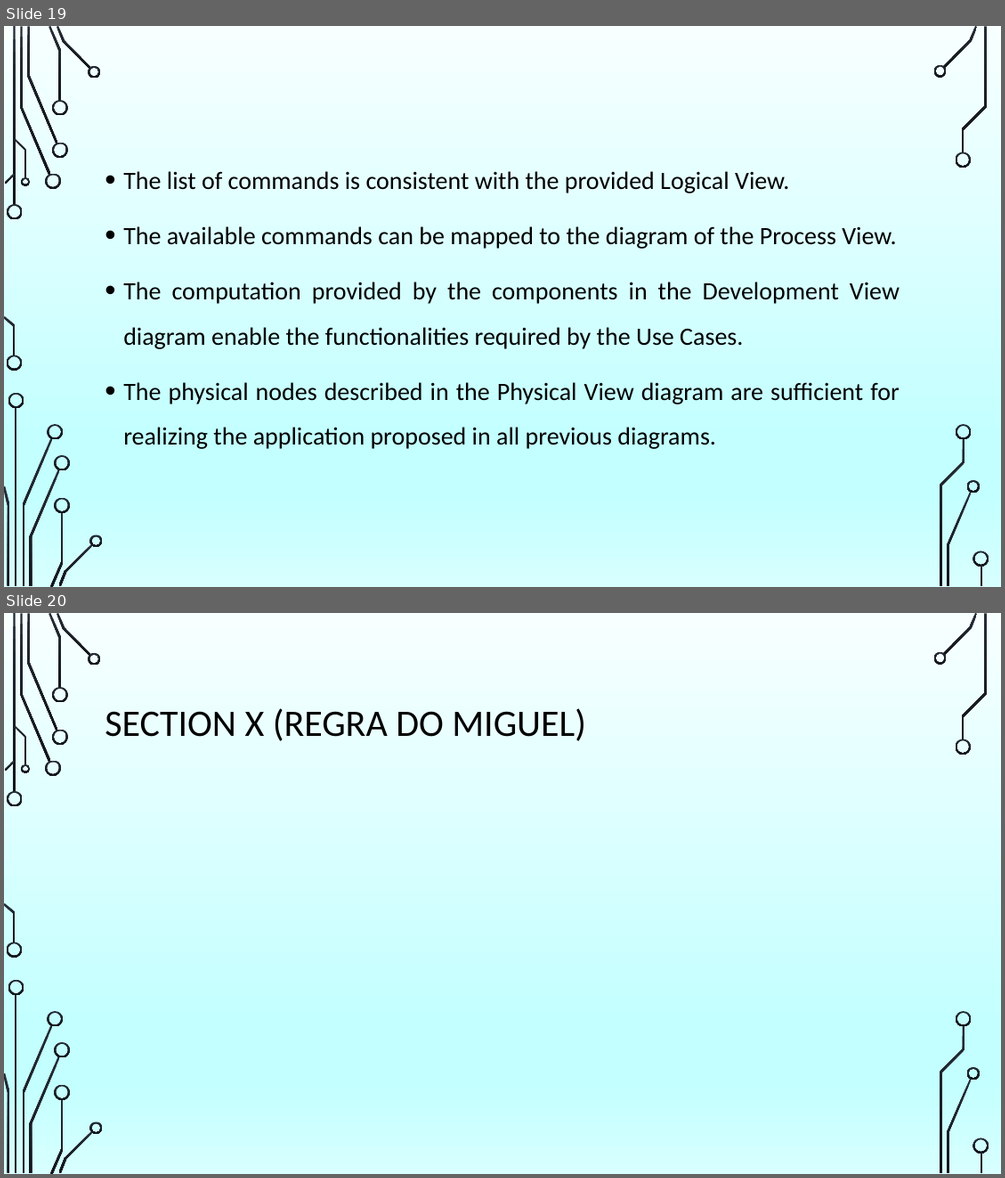
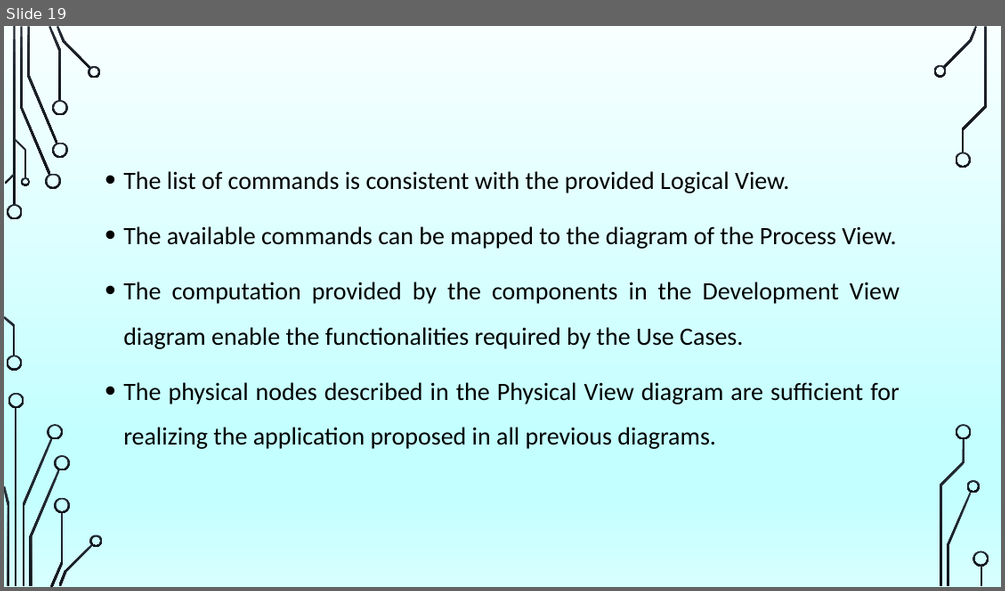
Before and after one commit to dianamoreira/thefuck, a slide deck: ArchSW-docs/The Fuck.pptx. Shown one above the other, each under a label of ours: slides 19 and 20 before the commit, slide 19 after it. The pictures are 1005x1178 and 1005x591 pixels, drawn with LibreOffice and Linux fonts; fonts in the diff are those of the drawing; background and template pictures are left out. Boxes give left, top, right and bottom in pixels: in the first picture for what was removed or moved away, otherwise in the second. Text is boxed around its words. In the diff, an @@ line names an element or a change of style, - is before the commit and + after.

```diff
--- a/ArchSW-docs/The Fuck.pptx
+++ b/ArchSW-docs/The Fuck.pptx
@@ slide 20 removed at (4,613,1001,1174), background picture (left out); not listed: 36 template elements that a slide beside it also shows @@
@@ title removed at (105,708,586,741) @@
-SECTION X (REGRA DO MIGUEL)
```
Also in this commit, not shown: 1 slide changed, 1 slide added.
